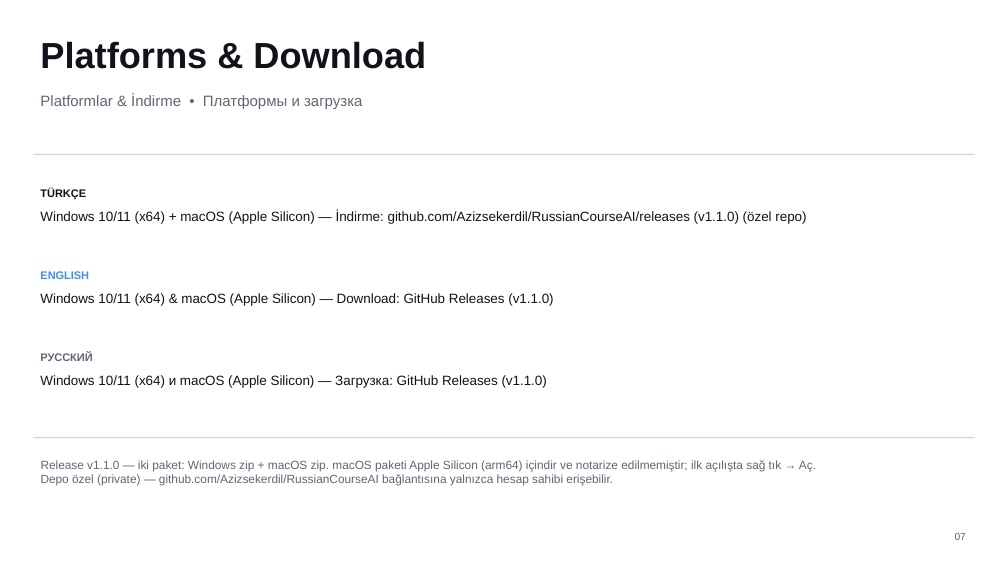
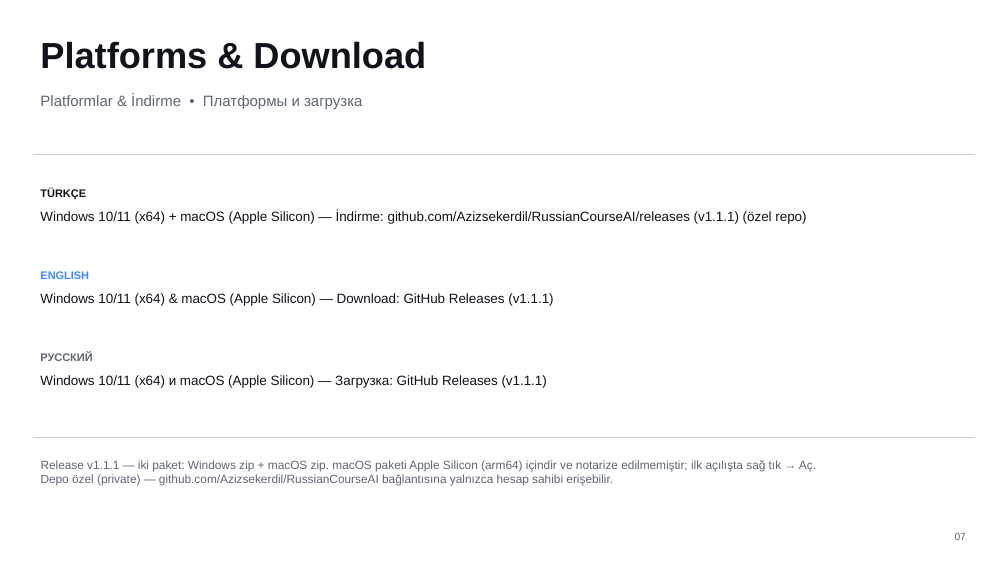
Before and after one commit to Azizsekerdil/RussianCourseAI, a slide deck: slide 7 of docs/presentation/Russian-Course-AI-Trilingual.pptx. Drawn at 1008x567 pixels with LibreOffice and Linux fonts; fonts in the diff are those of the drawing. Boxes give left, top, right and bottom in pixels: in the first picture for what was removed or moved away, otherwise in the second. Text is boxed around its words. In the diff, an @@ line names an element or a change of style, - is before the commit and + after.

```diff
--- a/docs/presentation/Russian-Course-AI-Trilingual.pptx
+++ b/docs/presentation/Russian-Course-AI-Trilingual.pptx
@@ text at bbox=[40, 211, 806, 224]: text changed @@
-Windows 10/11 (x64) + macOS (Apple Silicon) — İndirme: github.com/Azizsekerdil/RussianCourseAI/releases (v1.1.0) (özel repo)
+Windows 10/11 (x64) + macOS (Apple Silicon) — İndirme: github.com/Azizsekerdil/RussianCourseAI/releases (v1.1.1) (özel repo)
@@ text at bbox=[40, 293, 553, 306]: text changed @@
-Windows 10/11 (x64) & macOS (Apple Silicon) — Download: GitHub Releases (v1.1.0)
+Windows 10/11 (x64) & macOS (Apple Silicon) — Download: GitHub Releases (v1.1.1)
@@ text at bbox=[40, 375, 547, 388]: text changed @@
-Windows 10/11 (x64) и macOS (Apple Silicon) — Загрузка: GitHub Releases (v1.1.0)
+Windows 10/11 (x64) и macOS (Apple Silicon) — Загрузка: GitHub Releases (v1.1.1)
@@ text at bbox=[41, 460, 816, 471]: text changed @@
-Release v1.1.0 — iki paket: Windows zip + macOS zip. macOS paketi Apple Silicon (arm64) içindir ve notarize edilmemiştir; ilk açılışta sağ tık → Aç.
+Release v1.1.1 — iki paket: Windows zip + macOS zip. macOS paketi Apple Silicon (arm64) içindir ve notarize edilmemiştir; ilk açılışta sağ tık → Aç.
```
Also in this commit, not shown: 2 other files.
